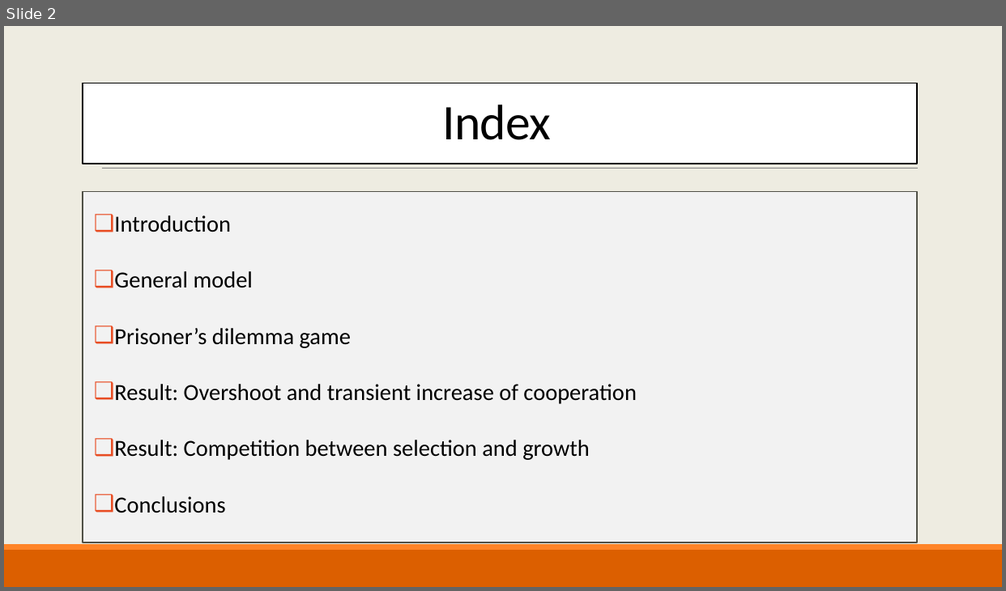
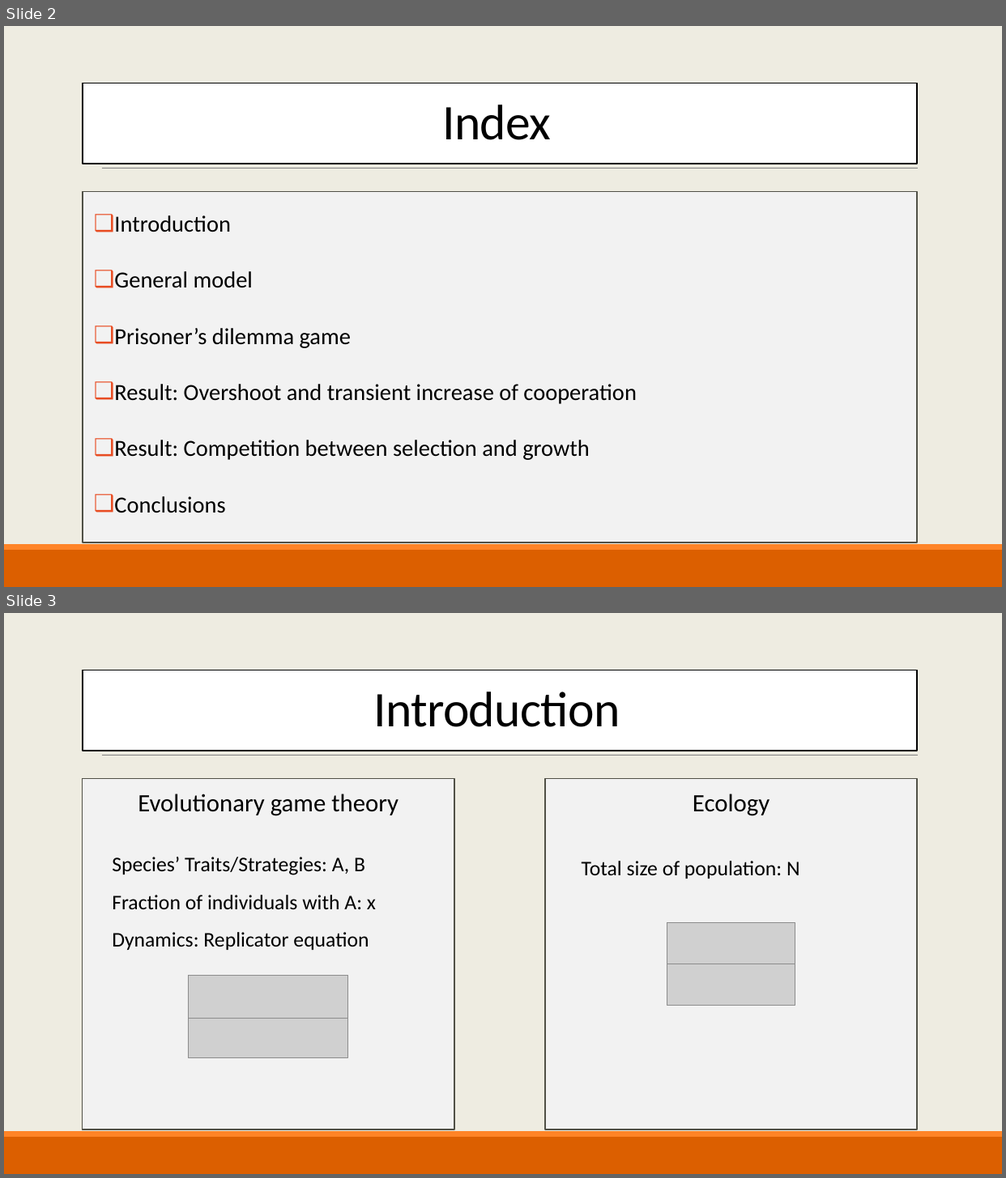
Before and after one commit to AlexBV799/EvolutionaryGameTheoryInGrowingPopulations_FinalProject, a slide deck: Evolutionary game theory.pptx. Shown one above the other, each under a label of ours: slide 2 before the commit, slides 2 and 3 after it. The pictures are 1006x591 and 1006x1178 pixels, drawn with LibreOffice and Linux fonts; fonts in the diff are those of the drawing; grey boxes stand for pictures; background and template pictures are left out. Boxes give left, top, right and bottom in pixels: in the first picture for what was removed or moved away, otherwise in the second. Text is boxed around its words. In the diff, an @@ line names an element or a change of style, - is before the commit and + after.

```diff
--- a/Evolutionary game theory.pptx
+++ b/Evolutionary game theory.pptx
@@ slide 3 added at bbox=[4, 613, 1002, 1174], background picture (left out); not listed: 3 template elements that a slide beside it also shows @@
@@ rectangle added at bbox=[83, 670, 918, 751], fill #FFFFFF, outline #000000 1.25 pt @@
@@ title added at bbox=[373, 692, 620, 727], 48 pt, text #000000 @@
+Introduction
@@ rectangle added at bbox=[83, 778, 454, 1130], fill #F2F2F2, outline #505046 1.25 pt @@
@@ rectangle added at bbox=[545, 778, 918, 1130], fill #F2F2F2, outline #505046 1.25 pt @@
@@ text added at bbox=[138, 794, 398, 816], 24 pt, text #000000 @@
+Evolutionary game theory
@@ text added at bbox=[692, 794, 769, 816], 24 pt, text #000000 @@
+Ecology
@@ text added at bbox=[112, 857, 376, 950], 20 pt, text #000000 @@
+Species’ Traits/Strategies: A, B
+Fraction of individuals with A: x
+Dynamics: Replicator equation
@@ text added at bbox=[582, 861, 800, 879], 20 pt, text #000000 @@
+Total size of population: N
@@ picture added at bbox=[667, 923, 796, 964] @@
@@ picture added at bbox=[188, 975, 348, 1018] @@
@@ picture added at bbox=[667, 964, 796, 1005] @@
@@ picture added at bbox=[188, 1015, 348, 1058] @@
```
Also in this commit, not shown: 3 slides changed, 7 other slides added, 3 slides removed, 2 other files.
